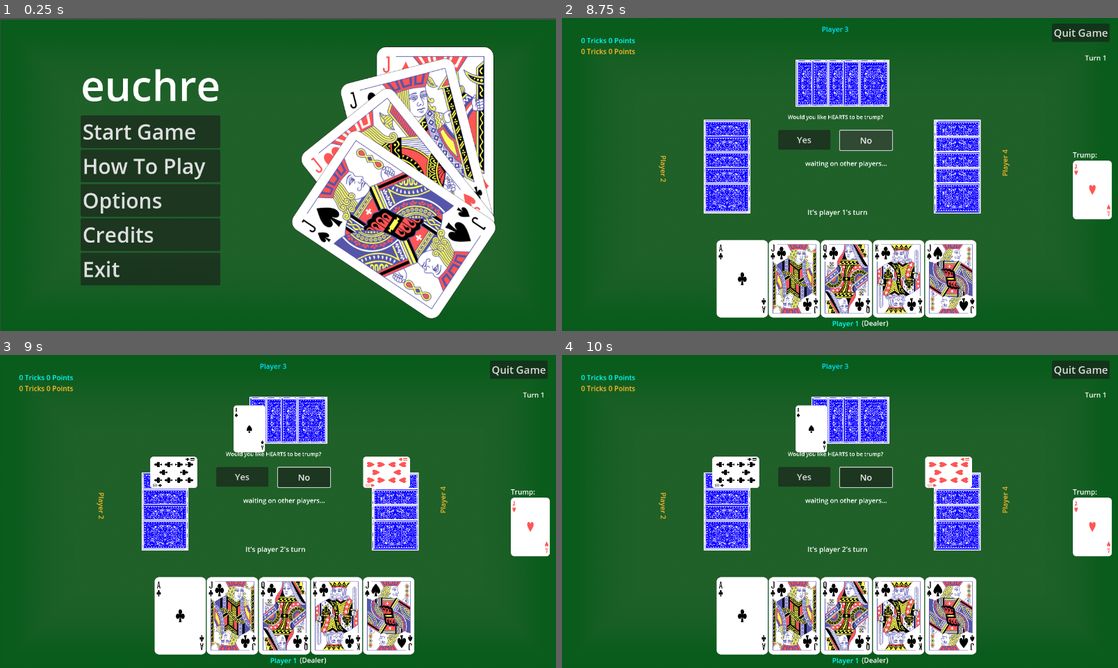
Above: before the commit, frames 1-4 (two rows, left to right).
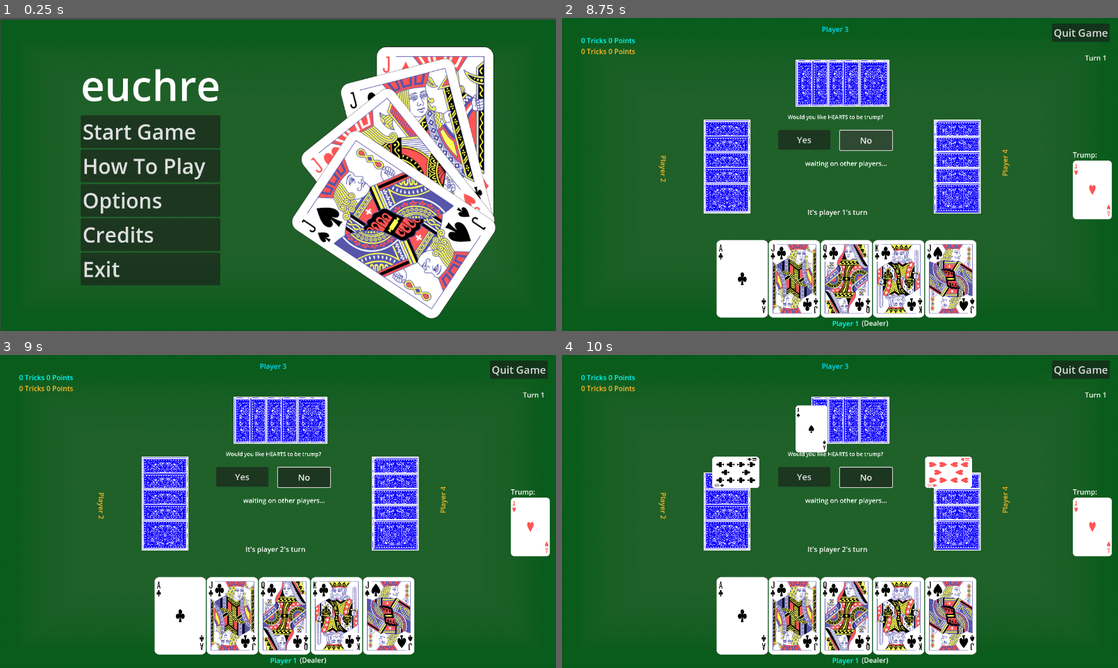
Above: after the commit, the same moments.

Repository: rayaboutany/Euchre
Game: Godot game, scene res://scenes/mainmenu.tscn
The game is run twice, just before and just after one commit, with the same random seed, the same clock (stepped at 60 frames per second) and the same inputs.
Inputs (mouse positions are in pixels of both pictures, inside the frame that each line leads up to):
- Up to frame 1 (0.25 s): no input
- Up to frame 2 (8.75 s): click "How To Play" at 0.5 s; click "Back" at 1.25 s; click "Options" at 2 s; click "Back" at 2.75 s; click "Credits" at 3.5 s; click "Back" at 4.25 s; click "Start Game" at 5 s; click "Yes" at 5.75 s; click "Yes" at 6.5 s; click "Yes" at 7.25 s; click "No" at 8 s
- Up to frame 3 (9 s): move the mouse to (400, 495) at 8.77 s; click (400, 495) at 8.92 s
- Up to frame 4 (10 s): move the mouse to (728, 527) at 9.52 s; click (728, 527) at 9.67 s

Frames 1-2 are identical in both runs. In frame 3, 2.6% of the frame differs, in the area x 25-76%, y 13-43%; in frame 4, nothing differs.

Commit message:
revertpls

Diff:
--- /dev/null
+++ b/scenes/card2.tscn
@@ -0,0 +1,35 @@
+[gd_scene load_steps=5 format=3 uid="uid://ds6nwfl24fw68"]
+
+[ext_resource type="Texture2D" uid="uid://dhrbtawbmkgbj" path="res://assets/cards/English_pattern_9_of_clubs.svg.png" id="1_2uteu"]
+[ext_resource type="Script" path="res://scripts/card.gd" id="2_0o3ln"]
+
+[sub_resource type="Animation" id="Animation_5tihd"]
+resource_name = "card_playing"
+tracks/0/type = "value"
+tracks/0/imported = false
+tracks/0/enabled = true
+tracks/0/path = NodePath(".:offset")
+tracks/0/interp = 1
+tracks/0/loop_wrap = true
+tracks/0/keys = {
+"times": PackedFloat32Array(0, 0.4),
+"transitions": PackedFloat32Array(1, 1),
+"update": 0,
+"values": [Vector2(0, 0), Vector2(0, -90)]
+}
+
+[sub_resource type="AnimationLibrary" id="AnimationLibrary_mm22v"]
+_data = {
+"card_playing": SubResource("Animation_5tihd")
+}
+
+[node name="Sprite2D" type="Sprite2D"]
+position = Vector2(60, 120)
+scale = Vector2(0.33, 0.33)
+texture = ExtResource("1_2uteu")
+script = ExtResource("2_0o3ln")
+
+[node name="AnimationPlayer" type="AnimationPlayer" parent="."]
+libraries = {
+"": SubResource("AnimationLibrary_mm22v")
+}
--- a/scripts/table.gd
+++ b/scripts/table.gd
@@ -235,8 +235,9 @@
 					if currentTrick[j] == null:
 						currentTrick[j] = playerHand[i]
 						break
-				playerHand[i] = null
+				#playerHand[i] = null
 	print("Current Trick: "+str(currentTrick))
+	await get_tree().create_timer(1.0).timeout
 	playBotCard("bot1")
 	playBotCard("bot2")
 	playBotCard("bot3")
Not shown, added: scenes/tabE8E4.tmp
Not shown, changed: scripts/.table.gd.un~
Not shown, changed: scripts/table.gd~
